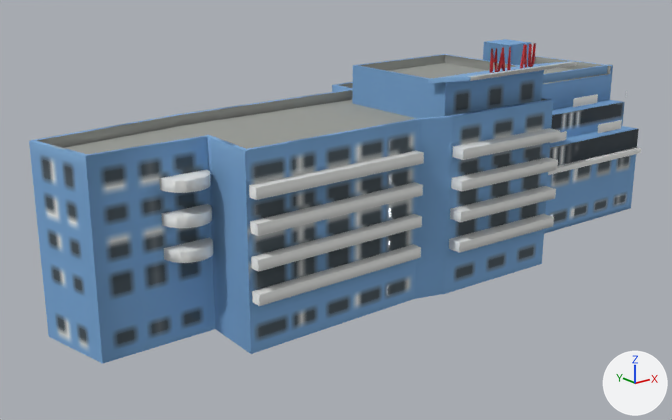
The glTF model assets/world/khach_san_hai_au.far.glb as it was, and as the next commit left it.
Before and after are seen from a camera (50 mm lens) standing at (-74.3, -58.2, 34.6) and looking at (-17.4, 12.9, 6.2). Every picture has the same lights, and +X, +Y and +Z are marked at lower right. The older version comes first. Vertices at exactly the same position are counted once.

Names of what the first picture shows: 'khach_san_hai_au'.
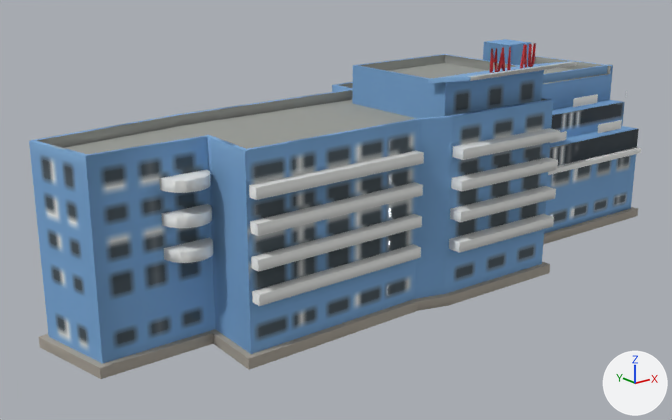
Edits to the bpy script that builds the scene:
```text
Add img_image_8:
    img_image_8 = load_image('Image_8', '_unpacked/Image_8', 128, 128, 'Non-Color')
Add img_image_6:
    img_image_6 = load_image('Image_6', '_unpacked/Image_6', 128, 128, 'Non-Color')
Add img_image_7:
    img_image_7 = load_image('Image_7', '_unpacked/Image_7', 128, 128, 'sRGB')
Add mat_part_03:
    mat_part_03 = bpy.data.materials.new('part_03')
    # uses the picture img_image_6
    # uses the picture img_image_7
    # uses the picture img_image_8
Change me_khach_san_hai_au:
    used by ob_khach_san_hai_au; location = (0.0, 0.0, 0.0)
    remove me_khach_san_hai_au.from_pydata(...)  # 604 vertices, 1164 faces; spans x -47.5..24.3, y -2.1..22.2, z 0.0..23.5
    add me_khach_san_hai_au.from_pydata(...)  # 681 vertices, 1314 faces; spans x -48.2..24.9, y -2.1..22.8, z -1.0..23.5
    me_khach_san_hai_au part 1: a new loose piece of 77 vertices spanning x -48.2..24.9, y -0.6..22.8, z -1.0..0.0, in mat_part_03
    add me_khach_san_hai_au.materials.append(mat_part_03)
```

Changed parts and their boxes (x1, y1, x2, y2) in the pictures (672 x 420 px):
'khach_san_hai_au', reshaped
    before: (29, 39, 641, 364)
    after: (29, 39, 641, 379)
part 1 of me_khach_san_hai_au, added
    after: (39, 207, 638, 379)
